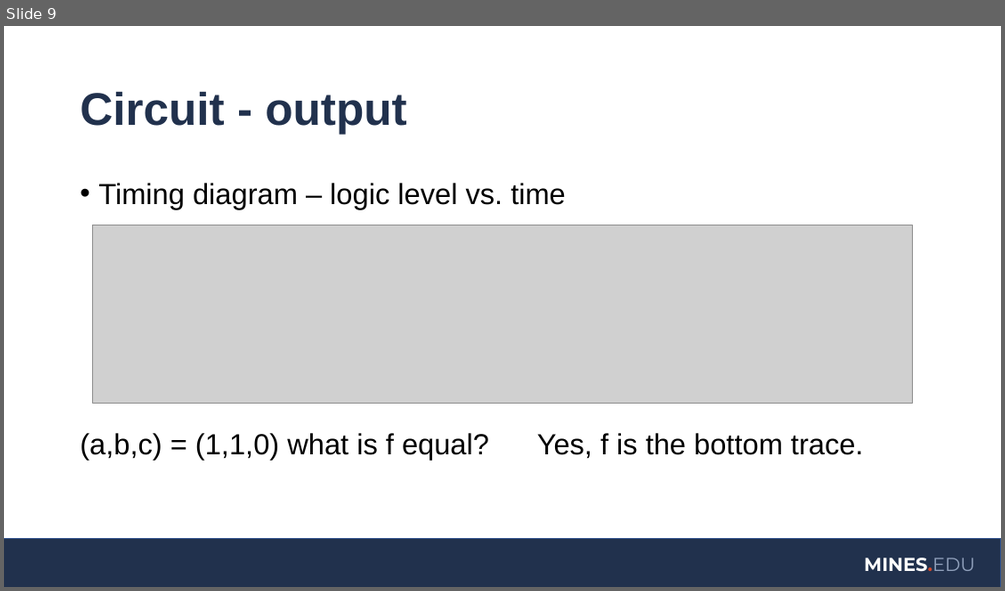
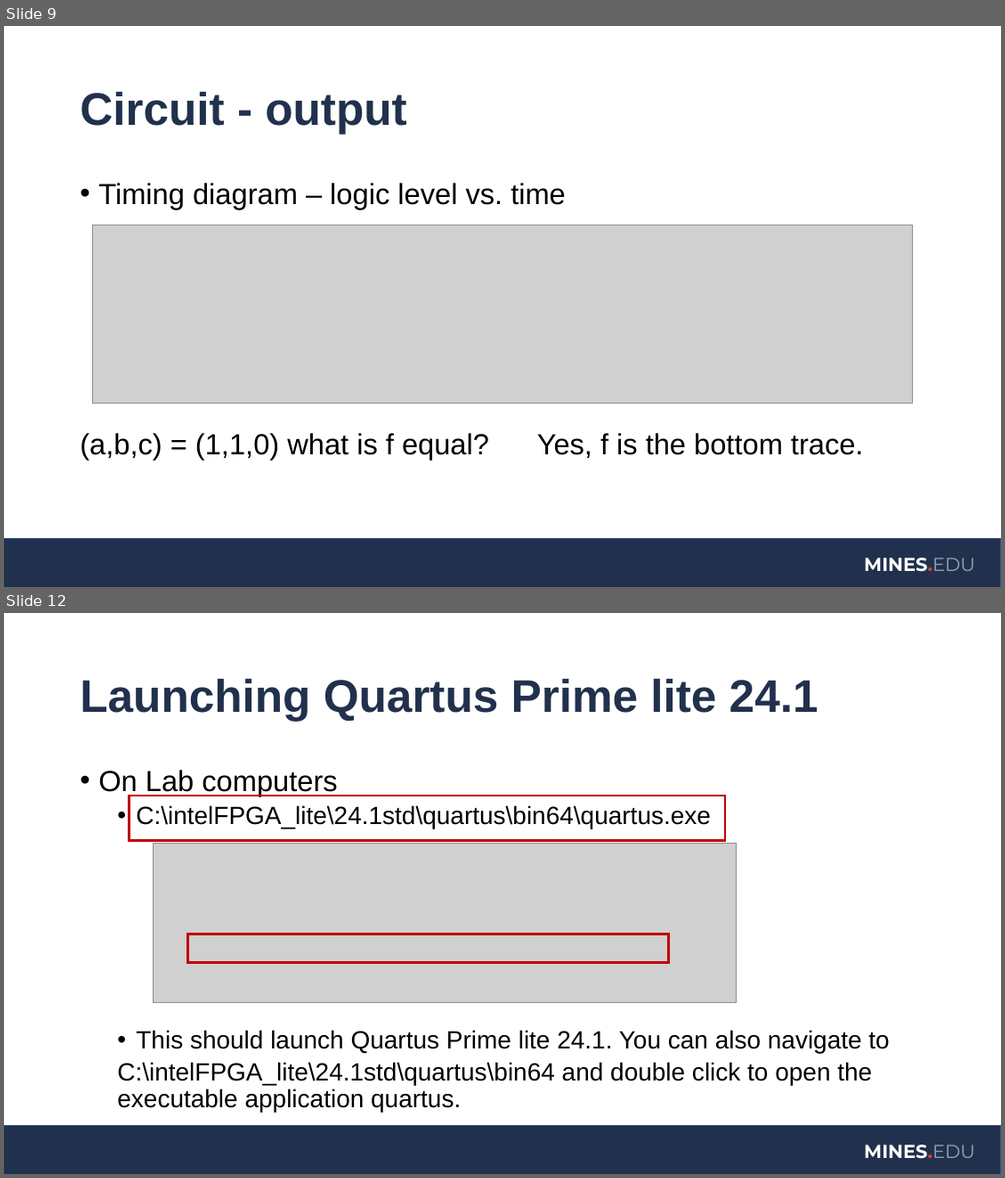
Before and after one commit to coulston/Digital-Design, a slide deck: Laboratory Latex/Lab01SimpleVerilog/LMS Upload Lab01/Lab01 presentation.pptx. Shown one above the other, each under a label of ours: slide 9 before the commit, slides 9 and 12 after it; the slides between them are not shown. The pictures are 1005x591 and 1005x1178 pixels, drawn with LibreOffice and Linux fonts; fonts in the diff are those of the drawing; grey boxes stand for pictures; background and template pictures are left out. Boxes give left, top, right and bottom in pixels: in the first picture for what was removed or moved away, otherwise in the second. Text is boxed around its words. In the diff, an @@ line names an element or a change of style, - is before the commit and + after.

```diff
--- a/Laboratory Latex/Lab01SimpleVerilog/LMS Upload Lab01/Lab01 presentation.pptx
+++ b/Laboratory Latex/Lab01SimpleVerilog/LMS Upload Lab01/Lab01 presentation.pptx
@@ slide 12 added at [4, 613, 1001, 1174], background #FFFFFF; not listed: 2 template elements that a slide beside it also shows @@
@@ title added at [80, 678, 818, 721], 44 pt, text #21314D, bold @@
+Launching Quartus Prime lite 24.1
@@ text added at [98, 770, 889, 1111], 24 pt, text #000000 @@
+• On Lab computers
+  • C:\intelFPGA_lite\24.1std\quartus\bin64\quartus.exe
+  • This should launch Quartus Prime lite 24.1. You can also navigate to
+  C:\intelFPGA_lite\24.1std\quartus\bin64 and double click to open the executable application quartus.
@@ rectangle added at [129, 795, 725, 840], outline #C00000 2.25 pt @@
@@ picture added at [154, 843, 736, 1003] @@
@@ rectangle added at [188, 933, 669, 962], outline #C00000 2.25 pt @@
```
Also in this commit, not shown: 2 slides changed, 5 other slides added, 2 slides removed, 31 other files.
